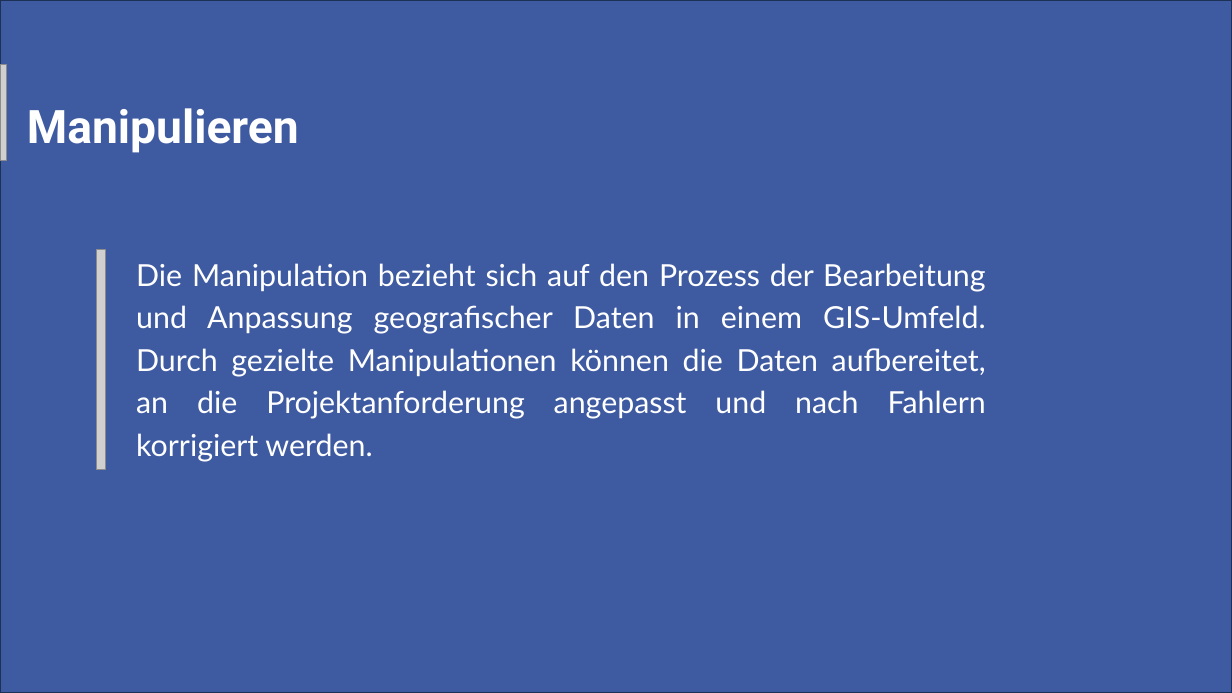
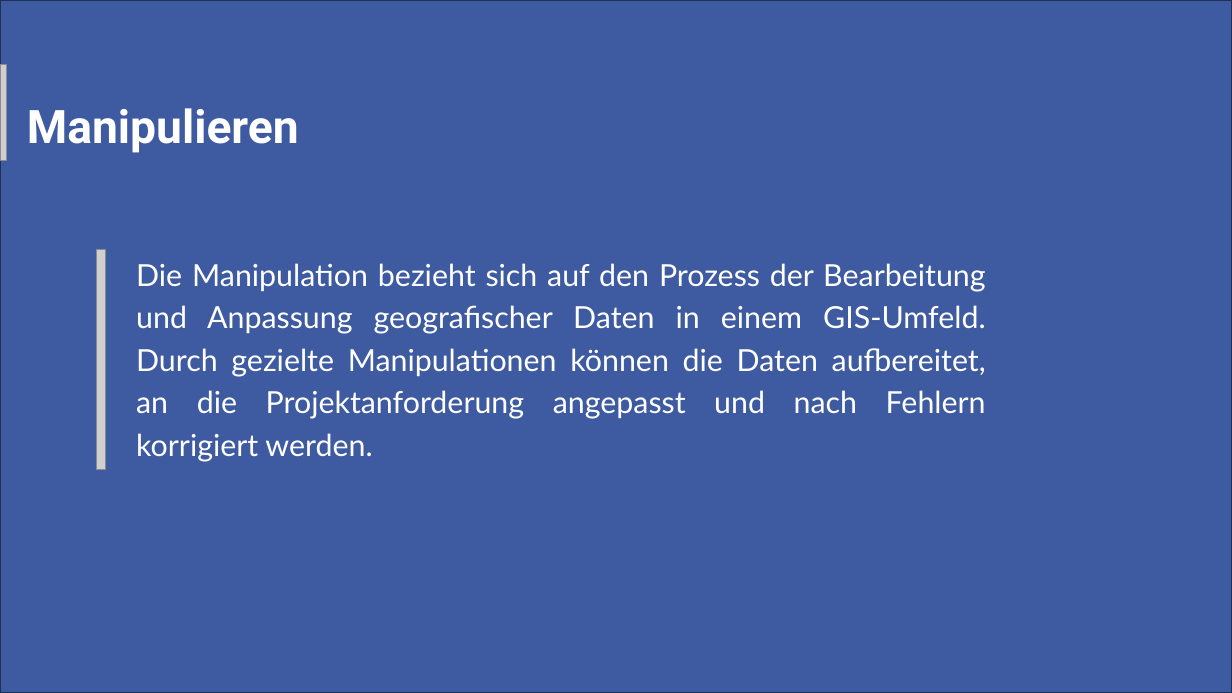
Before and after one commit to oer4sdi/OER-EinfuehrungGeoinformatik, a slide deck: slide 9 of Single_Learning_Element/Powerpoint/3_DigitalisierenSelektierenManipulieren_ppt/Presentation_DigiSelektiMani.pptx (slide 7 before the commit). Drawn at 1232x693 pixels with LibreOffice and Linux fonts; fonts in the diff are those of the drawing; grey boxes stand for pictures. Boxes give left, top, right and bottom in pixels: in the first picture for what was removed or moved away, otherwise in the second. Text is boxed around its words. In the diff, an @@ line names an element or a change of style, - is before the commit and + after.

```diff
--- a/Single_Learning_Element/Powerpoint/3_DigitalisierenSelektierenManipulieren_ppt/Presentation_DigiSelektiMani.pptx
+++ b/Single_Learning_Element/Powerpoint/3_DigitalisierenSelektierenManipulieren_ppt/Presentation_DigiSelektiMani.pptx
@@ text at (136, 263, 986, 462): text changed @@
-Die Manipulation bezieht sich auf den Prozess der Bearbeitung und Anpassung geografischer Daten in einem GIS-Umfeld. Durch gezielte Manipulationen können die Daten aufbereitet, an die Projektanforderung angepasst und nach Fahlern korrigiert werden.
+Die Manipulation bezieht sich auf den Prozess der Bearbeitung und Anpassung geografischer Daten in einem GIS-Umfeld. Durch gezielte Manipulationen können die Daten aufbereitet, an die Projektanforderung angepasst und nach Fehlern korrigiert werden.
```
Also in this commit, not shown: 4 other slides changed, 5 slides added, 1 slide removed, 20 other files.
